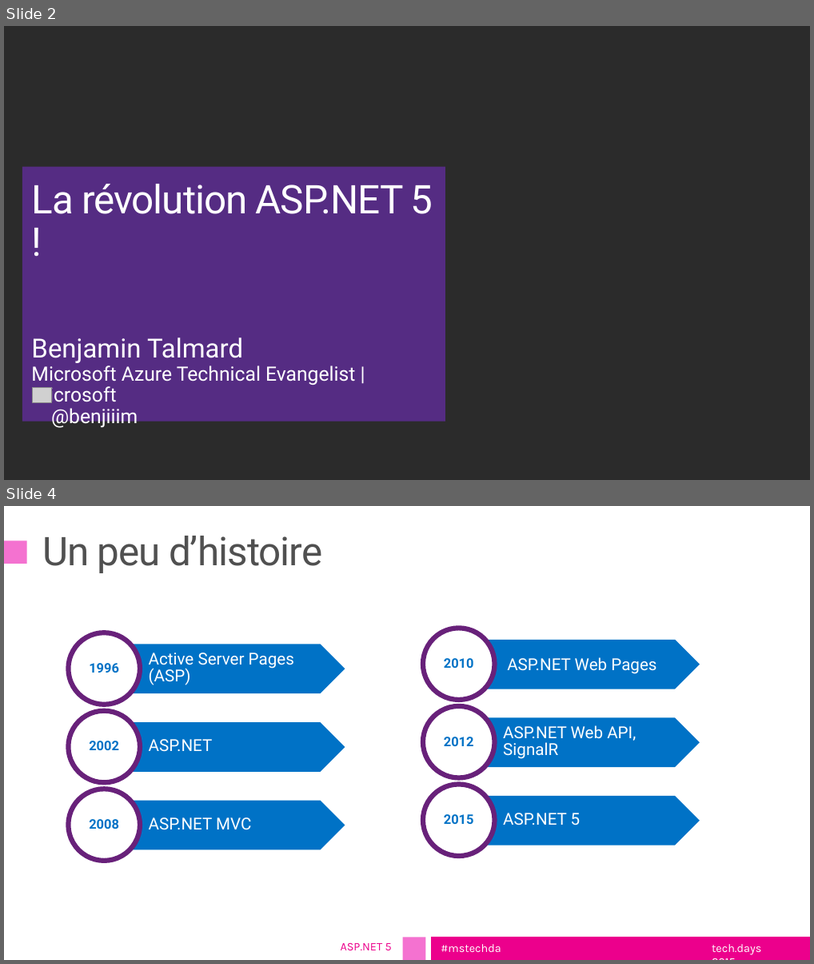
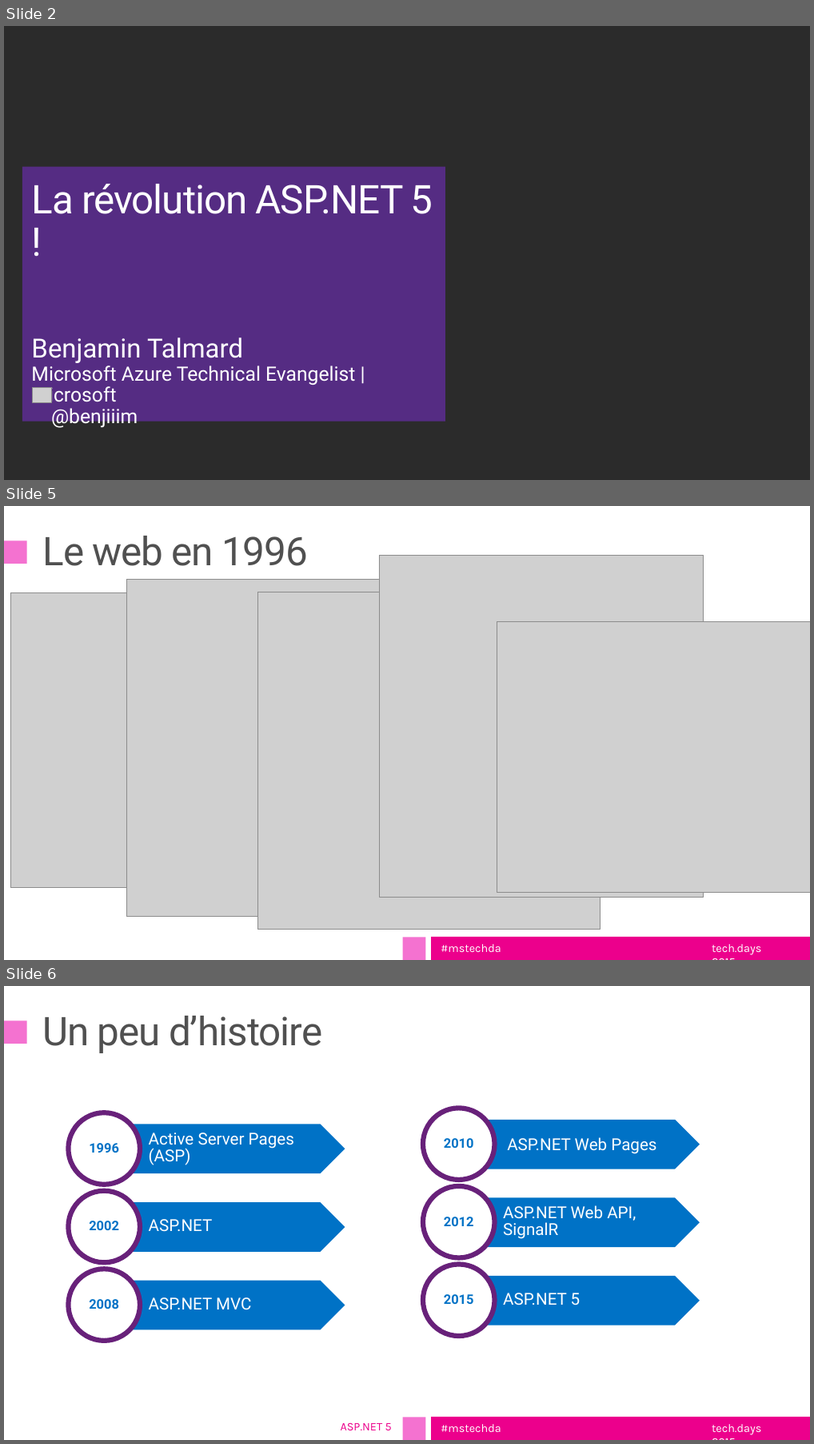
Before and after one commit to DXFrance/Evenements, a slide deck: TechDaysTour2015/Développement web/TechdaysTour2015_Session ASP.NET 5.pptx. Shown one above the other, each under a label of ours: slides 2 and 4 before the commit, slides 2, 5 and 6 after it; the slides between them are not shown. The pictures are 814x964 and 814x1444 pixels, drawn with LibreOffice and Linux fonts; fonts in the diff are those of the drawing; grey boxes stand for pictures; background and template pictures are left out; a plain dark background stands for a picture behind light text. Boxes give left, top, right and bottom in pixels: in the first picture for what was removed or moved away, otherwise in the second. Text is boxed around its words. In the diff, an @@ line names an element or a change of style, - is before the commit and + after.

```diff
--- a/TechDaysTour2015/Développement web/TechdaysTour2015_Session ASP.NET 5.pptx
+++ b/TechDaysTour2015/Développement web/TechdaysTour2015_Session ASP.NET 5.pptx
@@ slide 5 added at (x1=4, y1=506, x2=810, y2=960), background #FFFFFF; not listed: 5 template elements that a slide beside it also shows @@
@@ title added at (x1=43, y1=536, x2=308, y2=566), 48 pt, text #505050 @@
+Le web en 1996
@@ picture added at (x1=379, y1=556, x2=704, y2=896) @@
@@ picture added at (x1=10, y1=592, x2=246, y2=888) @@
@@ picture added at (x1=127, y1=579, x2=470, y2=916) @@
@@ picture added at (x1=258, y1=592, x2=601, y2=928) @@
@@ picture added at (x1=498, y1=622, x2=810, y2=892) @@
@@ what was slide 4 is now slide 6 @@
```
Also in this commit, not shown: 2 slides changed, 2 other slides added, 1 slide removed, 3 other files.
